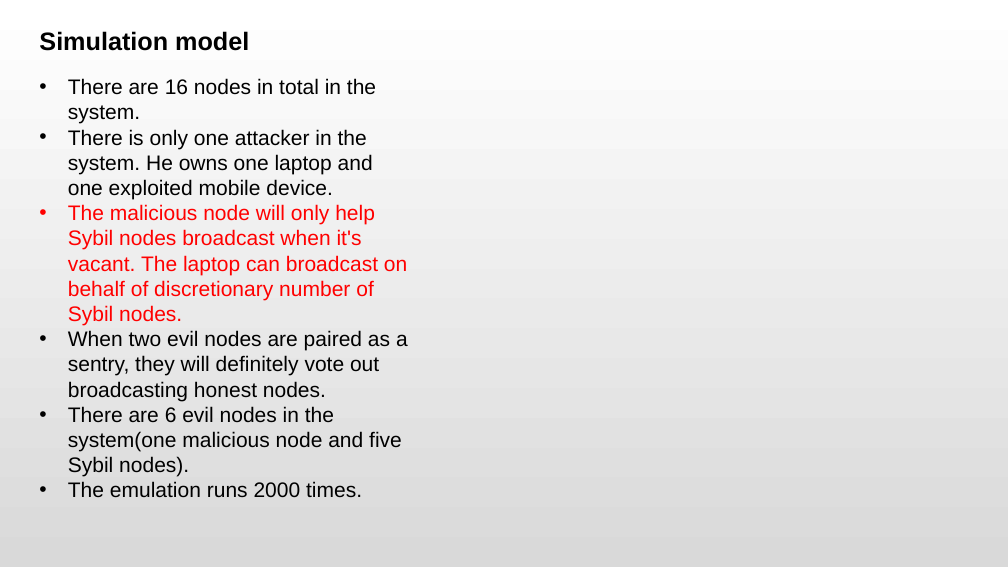
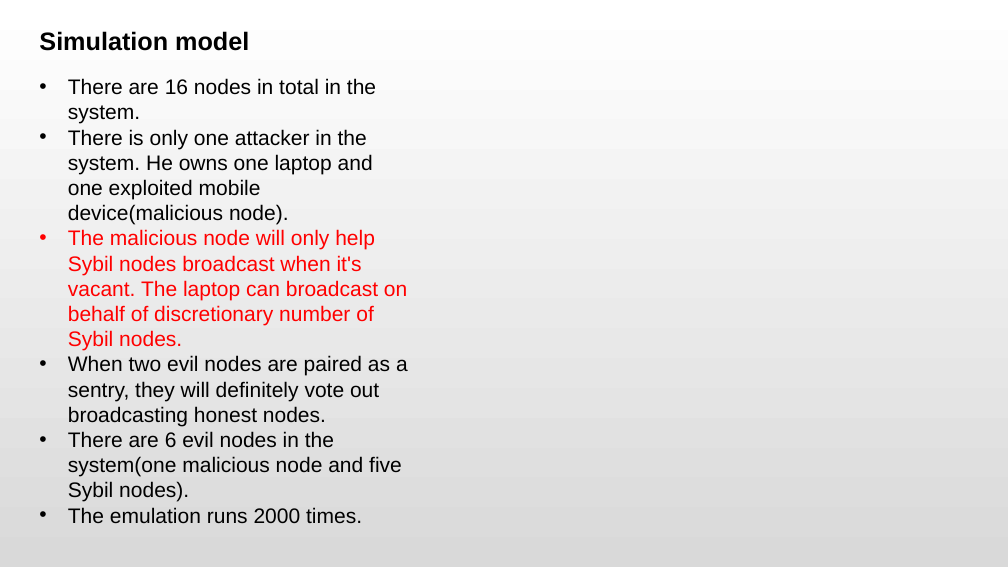
Before and after one commit to 66Ronghua99/HRP-Thesis, a slide deck: slide 9 of lttStudy/ProposalPre.pptx (slide 10 before the commit). Drawn at 1008x567 pixels with LibreOffice and Linux fonts; fonts in the diff are those of the drawing. Boxes give left, top, right and bottom in pixels: in the first picture for what was removed or moved away, otherwise in the second. Text is boxed around its words. In the diff, an @@ line names an element or a change of style, - is before the commit and + after.

```diff
--- a/lttStudy/ProposalPre.pptx
+++ b/lttStudy/ProposalPre.pptx
@@ text at [68,129,373,225]: text changed @@
-• There is only one attacker in the system. He owns one laptop and one exploited mobile device.
+• There is only one attacker in the system. He owns one laptop and one exploited mobile device(malicious node).
```
Also in this commit, not shown: 7 other slides changed, 1 slide removed, 3 other files.
